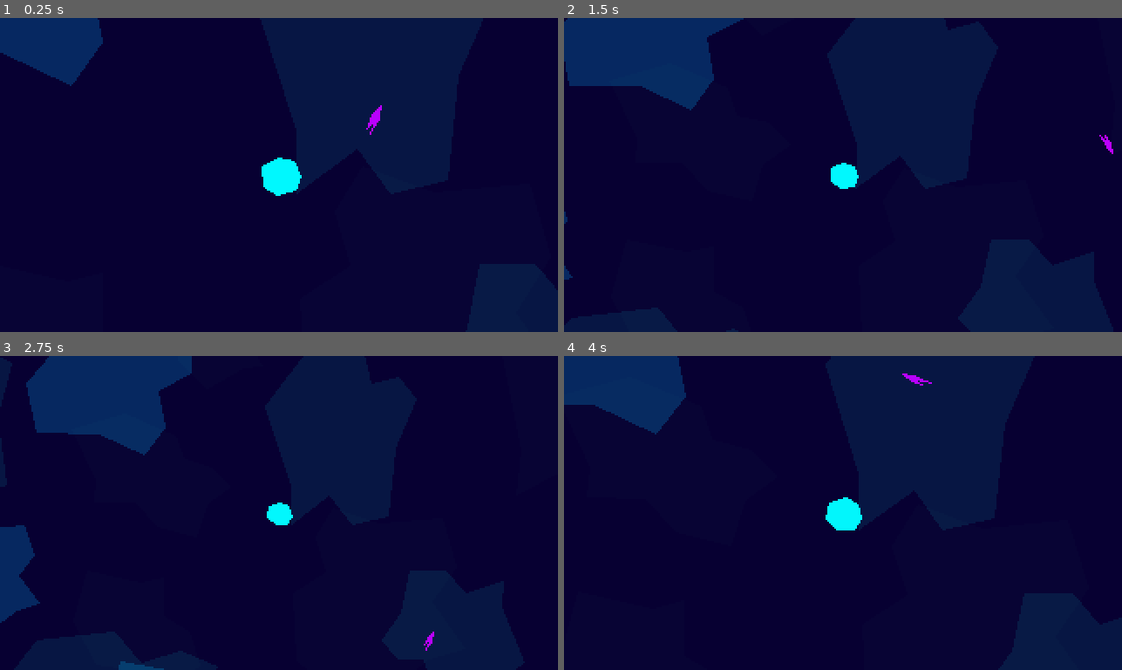
Above: before the commit, frames 1-4 (two rows, left to right).
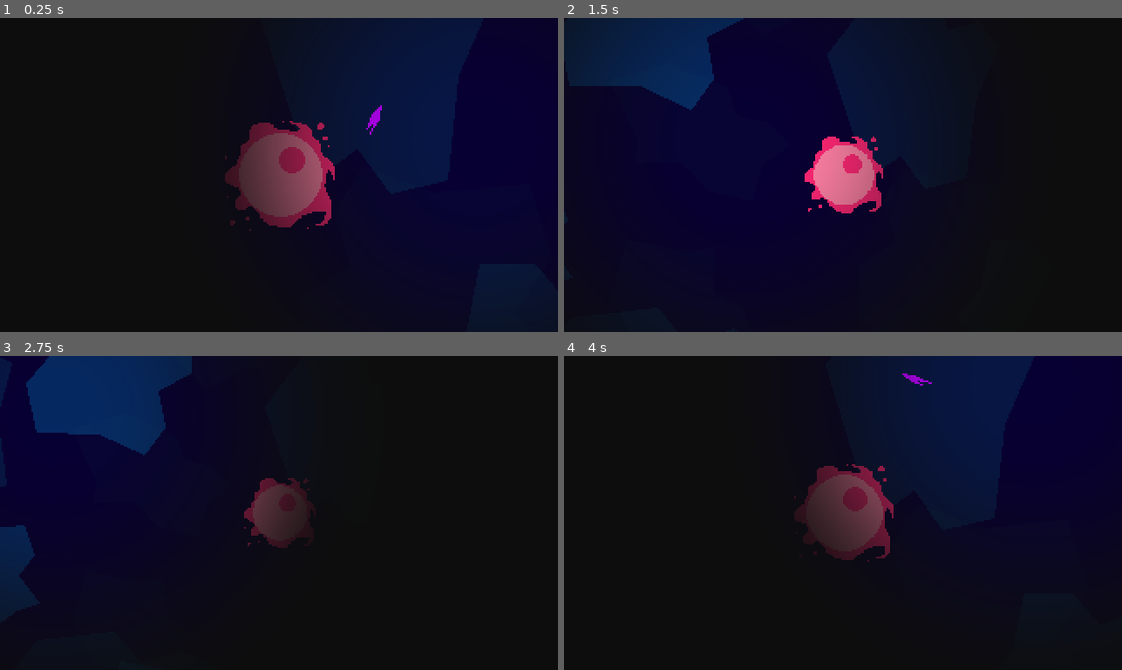
Above: after the commit, the same moments.

Repository: weresharks/krak-jam-2022
Game: Godot game, scene res://Main.tscn
The game is run twice, just before and just after one commit, with the same random seed, the same clock (stepped at 60 frames per second) and the same inputs.
Inputs:
- Up to frame 1 (0.25 s): no input
- Up to frame 2 (1.5 s): hold D (nimble_right) 0.53-1.28 s; hold S (nimble_down) from 1.28 s (still down)
- Up to frame 3 (2.75 s): release S (nimble_down) at 2.03 s; hold D (nimble_right) from 2.03 s (still down)
- Up to frame 4 (4 s): release D (nimble_right) at 2.78 s; hold W (nimble_up) 2.78-3.53 s; hold A (nimble_left) from 3.53 s (still down)

The runs differ from the first frame. In frame 1, 58% of the frame differs, in the area x 0-100%, y 0-100%; in frame 2, 45%; in frame 3, 64%; in frame 4, 67%.

Commit message:
WIP: nimble lighting shader

Diff:
--- /dev/null
+++ b/game/Light.gd
@@ -0,0 +1,4 @@
+extends TextureRect
+
+func set_light_position(val: Vector2):
+	get_material().set_shader_param("light_position", val)
--- a/game/Main.gd
+++ b/game/Main.gd
@@ -31,6 +31,7 @@
 
 
 export var scene_size: Vector2 = Vector2(3000, 2000)
+var viewport_size: Vector2 = Vector2.ZERO
 
 export var show_debug = false
 
@@ -198,6 +199,9 @@
 	else:
 		$ScreenShaders/Saturation.set_saturation(clamp($Tank.energy_adjustment(), 0, 1))
 
+	var nimble_rel_pos = $Nimble.position / get_viewport().size
+	var nimble_uv = nimble_rel_pos - Vector2(int(nimble_rel_pos.x), int(nimble_rel_pos.y))
+	$ScreenShaders/Light.set_light_position(nimble_uv)
 
 func _on_MobTimer_timeout():
 	if mobs.size() < max_mobs:
--- a/game/ScreenShaders.tscn
+++ b/game/ScreenShaders.tscn
@@ -1,6 +1,7 @@
-[gd_scene load_steps=5 format=2]
+[gd_scene load_steps=8 format=2]
 
 [ext_resource path="res://Saturation.gd" type="Script" id=1]
+[ext_resource path="res://Light.gd" type="Script" id=2]
 
 [sub_resource type="Shader" id=1]
 code = "shader_type canvas_item;
@@ -23,6 +24,31 @@
 width = 320
 height = 180
 
+[sub_resource type="Shader" id=4]
+code = "shader_type canvas_item;
+
+uniform vec2 light_position;
+uniform vec4 color : hint_color = vec4(0.505, 0.298, 0.341,1);
+
+uniform float MULTIPLIER = 0.56;
+uniform float SCALE = 0.1;
+uniform float SOFTNESS = 0.45;
+
+void fragment(){
+	float val = distance(vec2(UV.x , UV.y * MULTIPLIER), vec2(light_position.x , light_position.y * MULTIPLIER));
+	val = val / SCALE;
+	float vignette = smoothstep(0.2, SOFTNESS, val);
+	COLOR = vec4(color.rgb , vignette );
+}"
+
+[sub_resource type="ShaderMaterial" id=5]
+shader = SubResource( 4 )
+shader_param/light_position = null
+shader_param/color = Color( 0.054902, 0.054902, 0.054902, 0.513726 )
+shader_param/MULTIPLIER = 0.56
+shader_param/SCALE = 0.3
+shader_param/SOFTNESS = 2.0
+
 [node name="ScreenShaders" type="CanvasLayer"]
 
 [node name="Saturation" type="TextureRect" parent="."]
@@ -34,3 +60,13 @@
 __meta__ = {
 "_edit_use_anchors_": false
 }
+
+[node name="Light" type="TextureRect" parent="."]
+material = SubResource( 5 )
+anchor_right = 1.0
+anchor_bottom = 1.0
+texture = SubResource( 3 )
+script = ExtResource( 2 )
+__meta__ = {
+"_edit_use_anchors_": false
+}
--- a/game/Tank.gd
+++ b/game/Tank.gd
@@ -98,7 +98,7 @@
 		velocity = velocity.normalized() * max_current_speed
 
 	position += velocity * delta
-	rotation_degrees += rotation_speed * delta
+	#rotation_degrees += rotation_speed * delta
 
 	update_energy(-energy_usage * delta)
 
--- a/game/Tank.tscn
+++ b/game/Tank.tscn
@@ -1,16 +1,17 @@
-[gd_scene load_steps=3 format=2]
+[gd_scene load_steps=4 format=2]
 
 [ext_resource path="res://Tank.gd" type="Script" id=1]
+[ext_resource path="res://sprites/PROP_tank_big.png" type="Texture" id=2]
 
 [sub_resource type="CircleShape2D" id=1]
-radius = 9.21954
+radius = 63.7887
 
 [node name="Tank" type="Area2D"]
 script = ExtResource( 1 )
 
 [node name="Polygon2D" type="Polygon2D" parent="."]
+visible = false
 position = Vector2( 1, 1 )
-scale = Vector2( 0.173456, 0.173456 )
 color = Color( 0, 0.976471, 1, 1 )
 offset = Vector2( -147, -86 )
 polygon = PoolVector2Array( 81, 51, 140, 23, 192, 34, 216, 83, 197, 134, 139, 147, 87, 119 )
@@ -21,4 +22,7 @@
 [node name="Camera" type="Camera2D" parent="."]
 current = true
 
+[node name="Sprite" type="Sprite" parent="."]
+texture = ExtResource( 2 )
+
 [connection signal="area_entered" from="." to="." method="_on_Tank_area_entered"]
